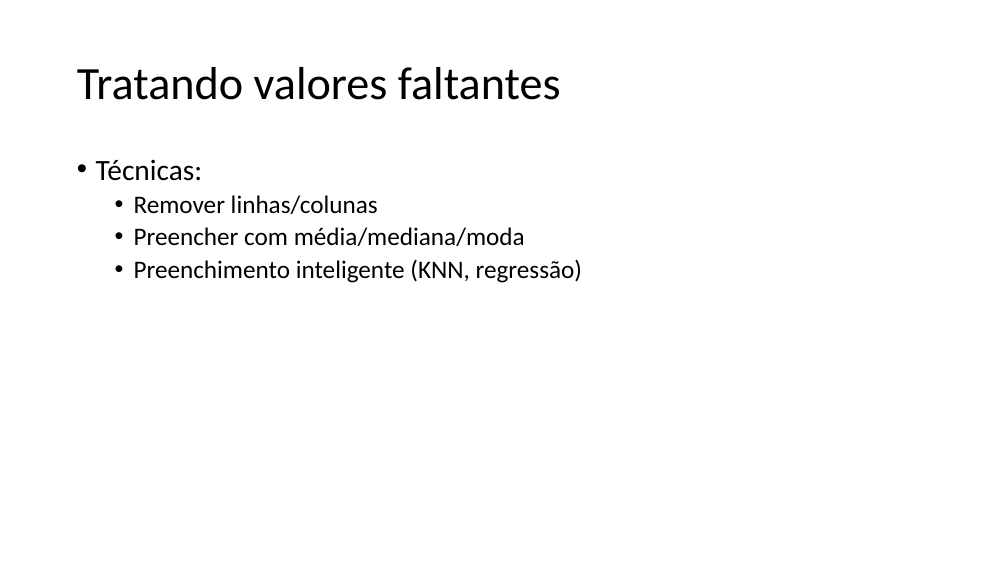
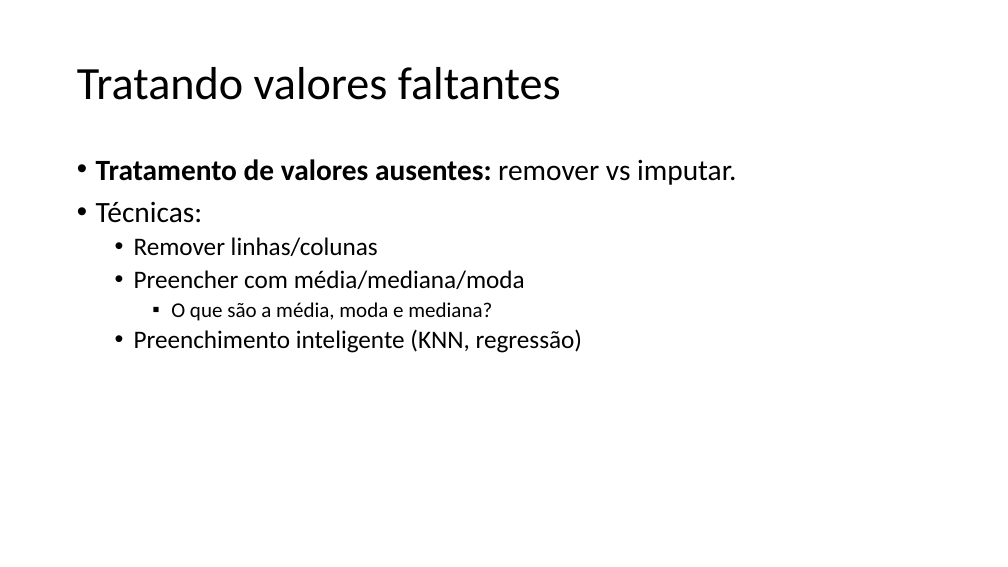
Before and after one commit to zz4fap/c24_inteligencia_artificial, a slide deck: slide 12 of slides/C24_EDA.pptx. Drawn at 1008x567 pixels with LibreOffice and Linux fonts; fonts in the diff are those of the drawing. Boxes give left, top, right and bottom in pixels: in the first picture for what was removed or moved away, otherwise in the second. Text is boxed around its words. In the diff, an @@ line names an element or a change of style, - is before the commit and + after.

```diff
--- a/slides/C24_EDA.pptx
+++ b/slides/C24_EDA.pptx
@@ text at [96,159,736,185]: paragraph added @@
+• Tratamento de valores ausentes: remover vs imputar.
@@ text at [171,302,492,321]: paragraph added @@
+    ▪ O que são a média, moda e mediana?
```
Also in this commit, not shown: 4 other slides changed, 2 slides added, 2 slides removed, 1 other file.
